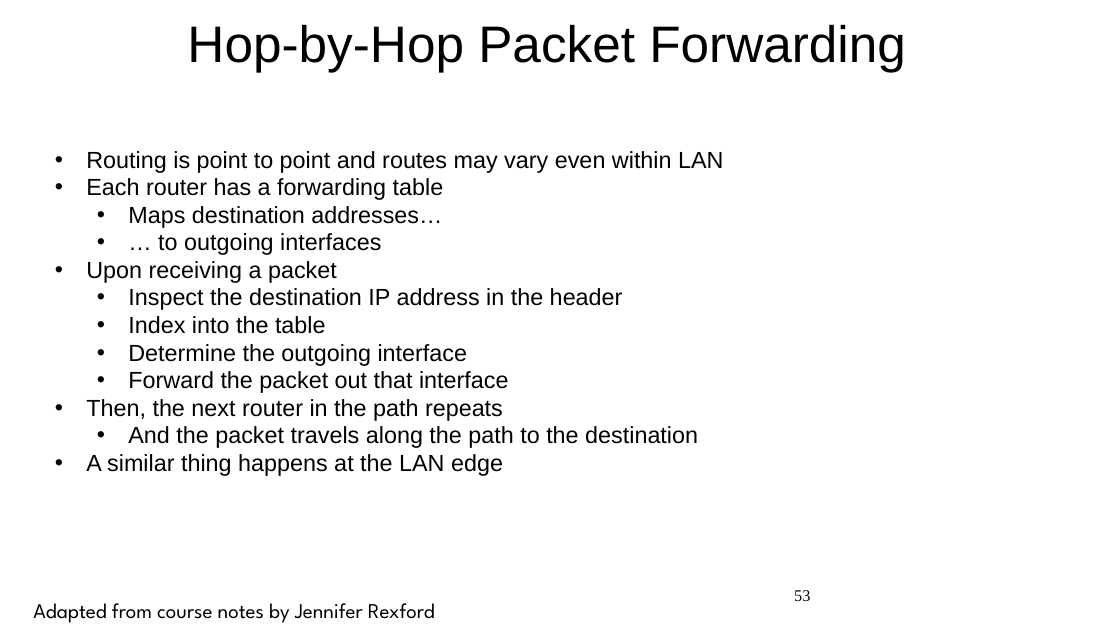
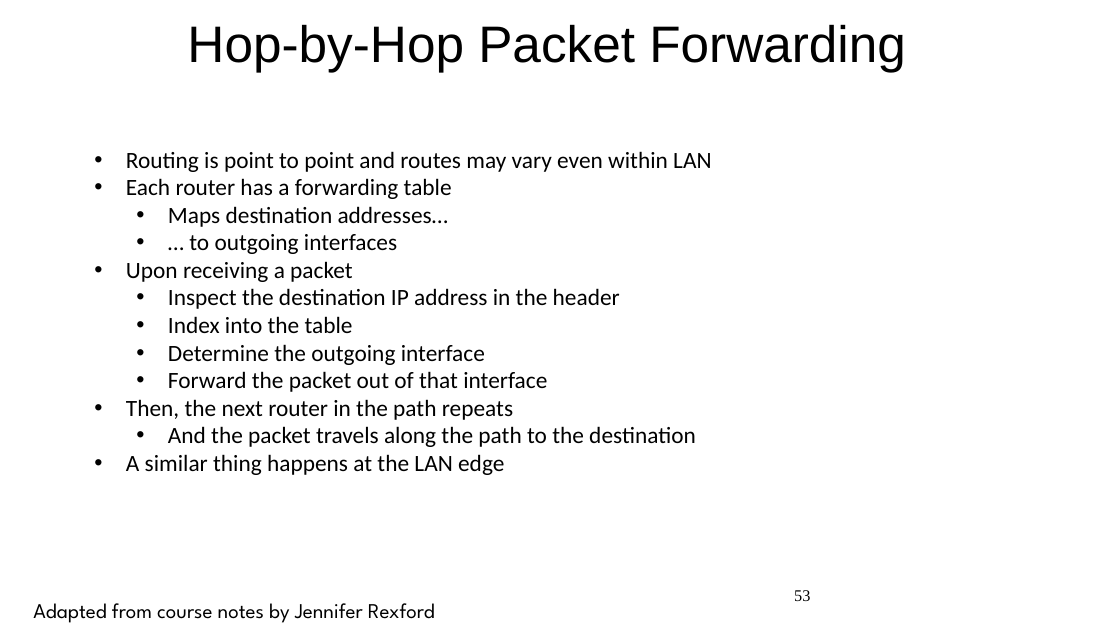
Before and after one commit to jlmucb/class_notes, a slide deck: slide 53 of IoT/pptx/IoTSoftwareNetworking.pptx. Drawn at 1120x630 pixels with LibreOffice and Linux fonts; fonts in the diff are those of the drawing. Boxes give left, top, right and bottom in pixels: in the first picture for what was removed or moved away, otherwise in the second. Text is boxed around its words. In the diff, an @@ line names an element or a change of style, - is before the commit and + after.

```diff
--- a/IoT/pptx/IoTSoftwareNetworking.pptx
+++ b/IoT/pptx/IoTSoftwareNetworking.pptx
@@ text "Routing is point to point ...": place and size @@
-text "Routing is point to point ..." at (86,151,723,476)
+text "Routing is point to point ..." at (126,151,711,475)
@@ text at (126,151,711,475): font Arial to Calibri @@
@@ text at (168,371,547,392): text changed; font Arial to Calibri @@
-  • Forward the packet out that interface
+  • Forward the packet out of that interface
```
Also in this commit, not shown: 21 other slides changed, 1 slide added.
